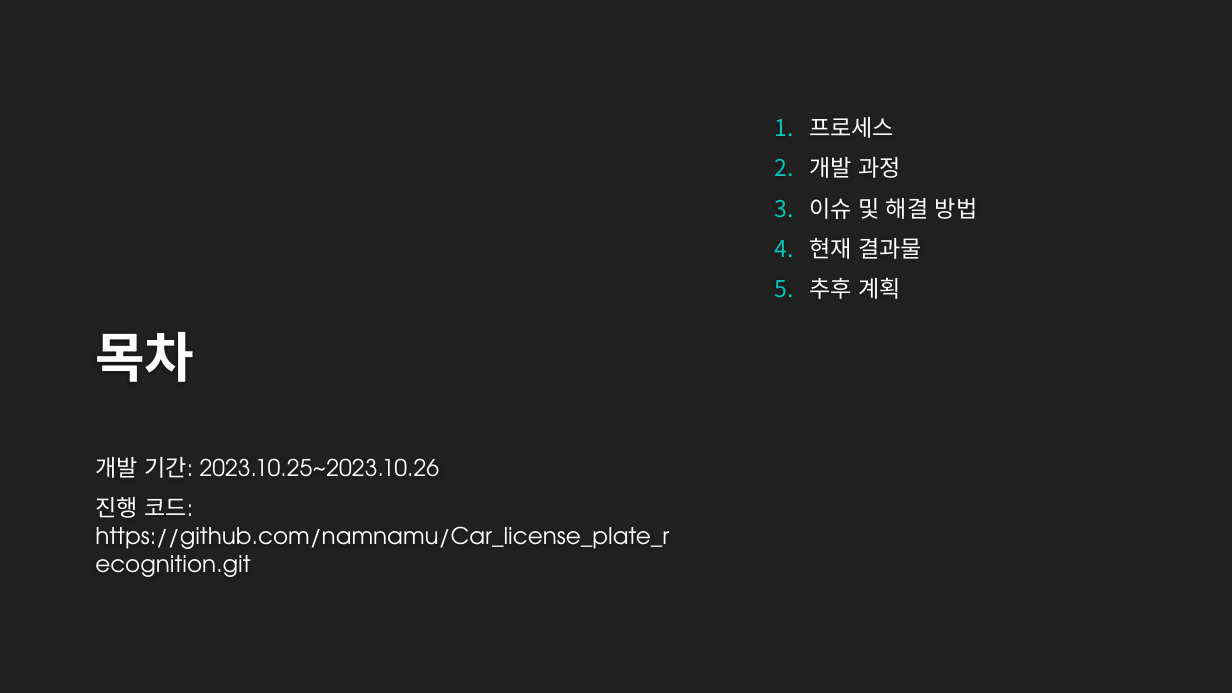
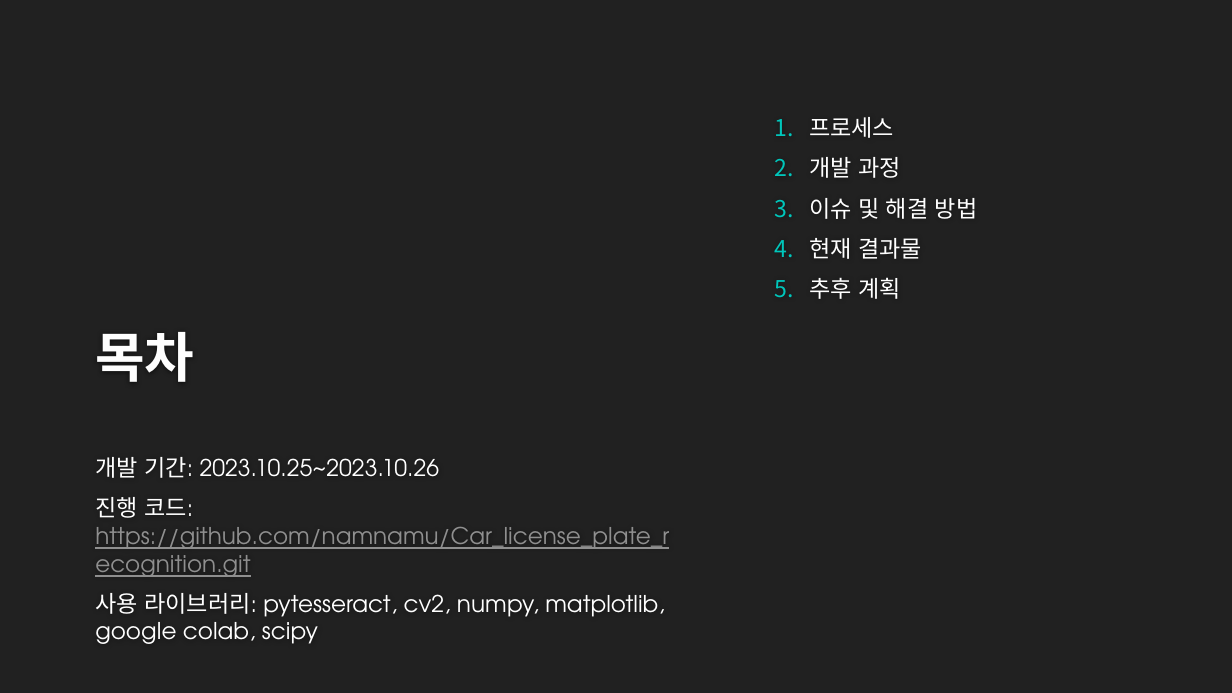
Before and after one commit to namnamu/Car_license_plate_recognition, a slide deck: slide 2 of 번호판 인식 모델 개발.pptx. Drawn at 1232x693 pixels with LibreOffice and Linux fonts; fonts in the diff are those of the drawing; background and template pictures are left out. Boxes give left, top, right and bottom in pixels: in the first picture for what was removed or moved away, otherwise in the second. Text is boxed around its words. In the diff, an @@ line names an element or a change of style, - is before the commit and + after.

```diff
--- a/번호판 인식 모델 개발.pptx
+++ b/번호판 인식 모델 개발.pptx
@@ text at (95,497,669,577): text colour #FFFFFF to #8F8F8F, underline on in "https://github.com/namnamu/Car_license_plate_recognition.git" @@
@@ text at (95,593,665,644): paragraph added @@
+사용 라이브러리: pytesseract, cv2, numpy, matplotlib, google colab, scipy
```
Also in this commit, not shown: 4 other slides changed.
